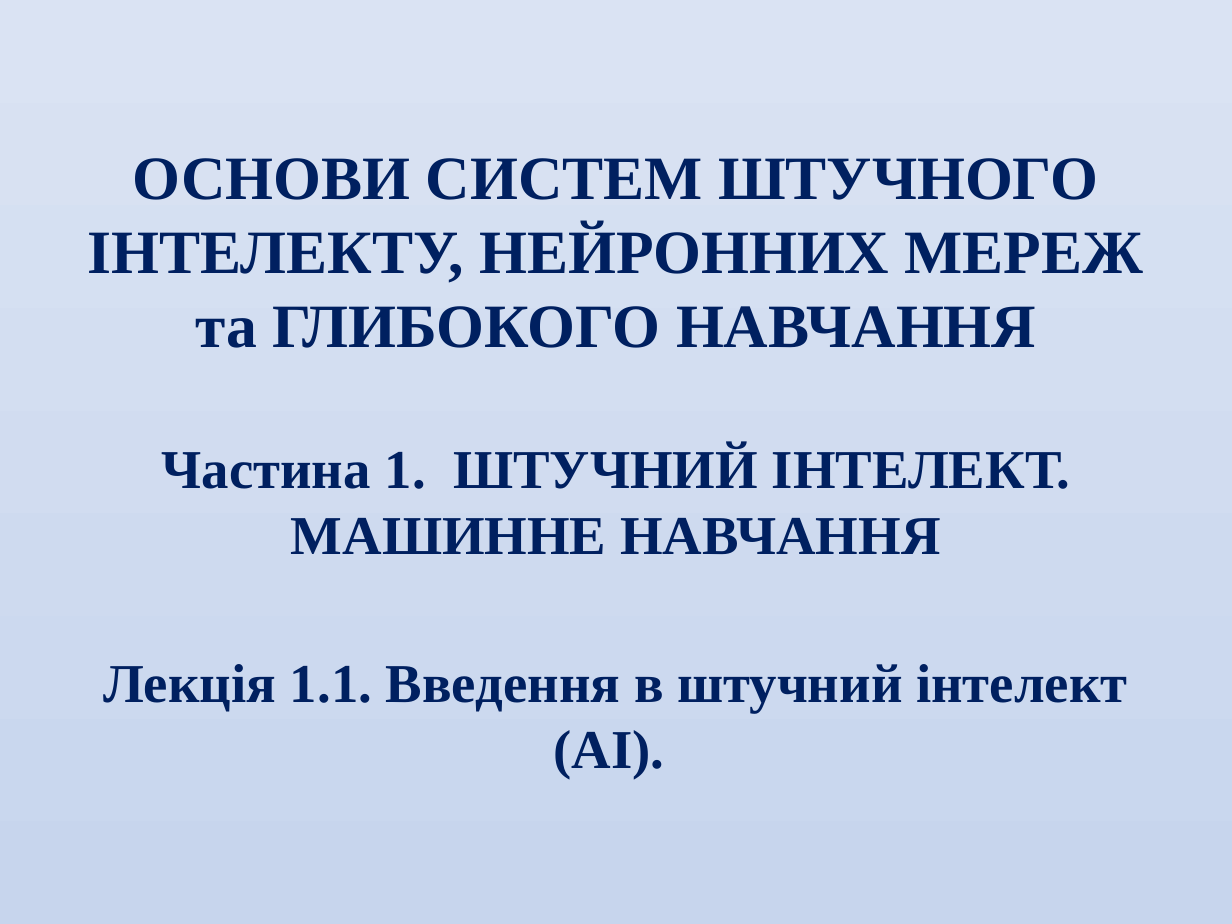
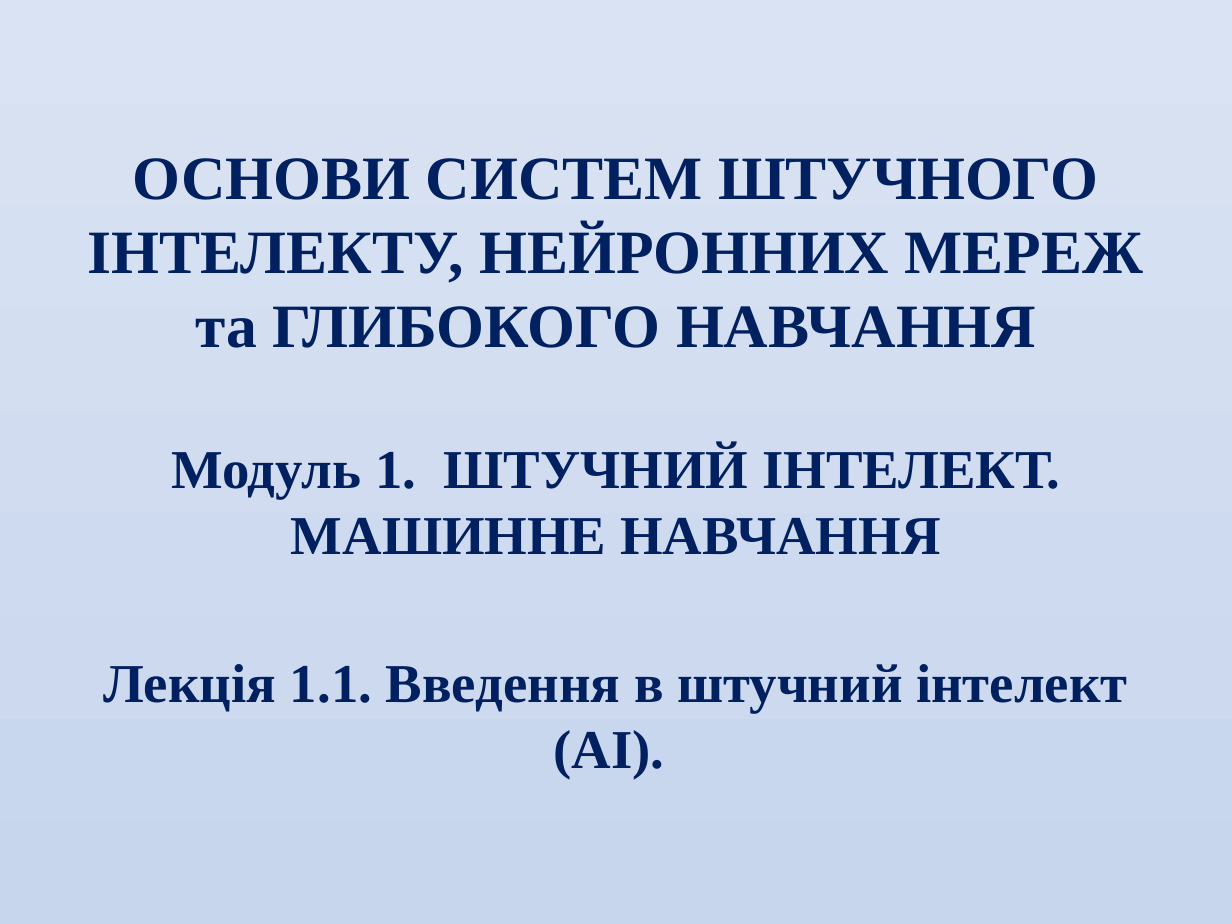
Before and after one commit to eabshkvprof/2024_AI_DL_Systems, a slide deck: slide 1 of Mod_01_/01_01_AI/Lec_01_01_git.pptx. Drawn at 1232x924 pixels with LibreOffice and Linux fonts; fonts in the diff are those of the drawing. Boxes give left, top, right and bottom in pixels: in the first picture for what was removed or moved away, otherwise in the second. Text is boxed around its words. In the diff, an @@ line names an element or a change of style, - is before the commit and + after.

```diff
--- a/Mod_01_/01_01_AI/Lec_01_01_git.pptx
+++ b/Mod_01_/01_01_AI/Lec_01_01_git.pptx
@@ text at [171,446,1060,499]: text changed @@
-Частина 1. ШТУЧНИЙ ІНТЕЛЕКТ.
+Модуль 1. ШТУЧНИЙ ІНТЕЛЕКТ.
```
Also in this commit, not shown: 2 other slides changed, 2 slides removed, 6 other files.
